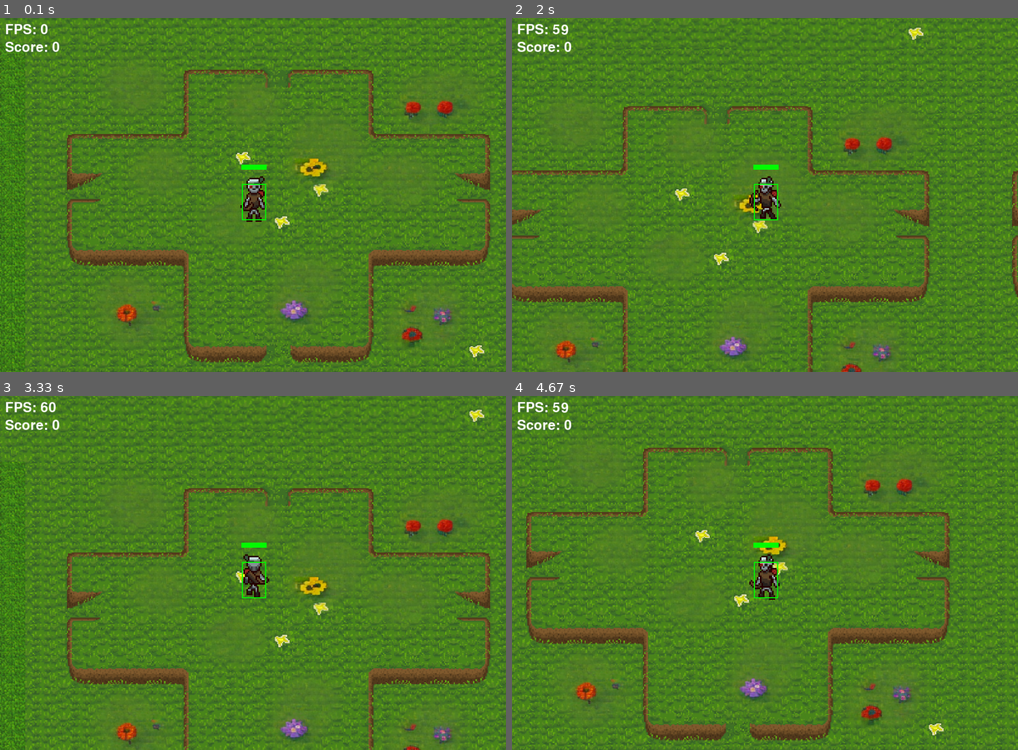
Above: before the commit, frames 1-4 (two rows, left to right).
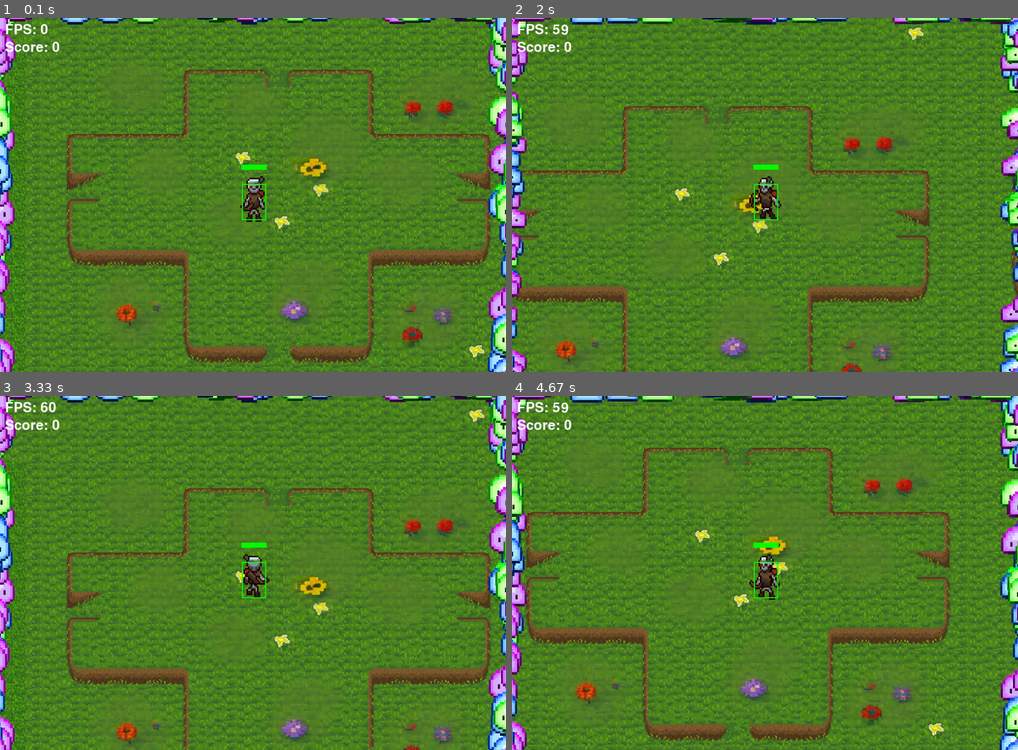
Above: after the commit, the same moments.

Repository: Axlzs/Pygame-project
Game: pygame game, started from entry.py
The game is run twice, just before and just after one commit, with the same random seed, the same clock (stepped at 60 frames per second) and the same inputs.
Inputs:
- Up to frame 1 (0.1 s): no input
- Up to frame 2 (2 s): hold D 0.33-0.8 s; hold W 0.83-1.13 s; tap Space at 0.9, 1.23, 1.53, 1.73 s; hold D 1.17-1.63 s; hold A from 1.67 s (still down)
- Up to frame 3 (3.33 s): tap Space at 2.03, 2.3, 2.63, 2.93, 3.07 s; release A at 2.2 s; hold S 2.23-2.53 s; hold A 2.57-2.97 s; hold W from 3 s (still down)
- Up to frame 4 (4.67 s): release W at 3.37 s; hold D 3.4-4.03 s; tap Space at 3.47, 3.77, 4.13, 4.53 s; hold S 4.07-4.43 s; hold A from 4.47 s (still down)

The runs differ from the first frame. In frame 1, 5.1% of the frame differs, in the area x 0-100%, y 0-100%; in frame 2, 4.8%; in frame 3, 5.1%; in frame 4, 5.3%.

Commit message:
tomorrows problem
need to subtract camera from enemies, and then enemies will stand 🤖

Diff:
--- a/entry.py
+++ b/entry.py
@@ -1,6 +1,7 @@
 import pygame
 import spritesheet
 import random
+from gyatggt import Enemy
 
 def set_static_variables():
     """
@@ -8,6 +9,7 @@
     """
     global WIDTH, HEIGHT, BACKGROUND_WIDTH, BACKGROUND_HEIGHT, PLAYER_WIDTH, PLAYER_HEIGHT, FPS, speed, speed_linear, speed_diagonal, MAX_ARROWS, ARROW_SPEED,WIN, last_shot_time
     global enemy_speed_linear, enemy_speed_diagonal
+    global ENEMY_SPAWN_RANGE, ENEMY_HEALTH, ENEMY_HIT_EVENTS, ENEMY_MELEE_HIT_EVENTS, ENEMY_SIZE, ENEMY_IMAGES, ENEMY_ANIMATION_SPEED
     WIDTH, HEIGHT = 1000, 700
     BACKGROUND_WIDTH, BACKGROUND_HEIGHT = 100, 100 # Black background size (UNUSED!!)
     PLAYER_WIDTH, PLAYER_HEIGHT = 144, 144 # Attached to some settings in regards to player location on screen
@@ -21,6 +23,17 @@
     speed_diagonal = 2.828 # Coefficient 0.707 in regards to linear speed
     enemy_speed_linear = 2
     enemy_speed_diagonal = 1.414
+    ##############################################
+    ENEMY_SPAWN_RANGE = 200
+    ENEMY_HEALTH = {1: 50, 2: 100, 3: 150}  # Health for each enemy type
+    ENEMY_HIT_EVENTS = {1: pygame.USEREVENT + 2, 2: pygame.USEREVENT + 3, 3: pygame.USEREVENT + 4}
+    ENEMY_MELEE_HIT_EVENTS = {1: pygame.USEREVENT + 5, 2: pygame.USEREVENT + 6, 3: pygame.USEREVENT + 7}
+    ENEMY_SIZE = (144, 144)
+    ENEMY_IMAGES = {
+        1: 'images/enemy1.png',
+        2: 'images/doux_upgrade.png',
+        3: 'images/enemy2.png'}
+    ENEMY_ANIMATION_SPEED = 100  # Milliseconds per frame
 
 def set_color_codes():
     """
@@ -532,8 +545,6 @@
     score_text = font.render(f"Score: {int(score)}", True, WHITE)
     screen.blit(fps_text, (10, 10))
     screen.blit(score_text, (10, 45))
-
-
 
 def handle_arrows_R(player_arrows_R, action):
     global arrow_R
@@ -684,6 +695,13 @@
     player_arrows_DOWN = []
     player_health = 100
 
+    # Create enemies
+    enemies = pygame.sprite.Group()
+    for _ in range(1000):
+        enemy_type = random.choice(list(ENEMY_IMAGES.keys()))
+        enemy = Enemy(enemy_type, player)
+        enemies.add(enemy)
+
 
     score = 0
     modifier = 1
@@ -713,6 +731,10 @@
         handle_health_pickups()
         calculate_camera_offset()
         draw_elements(player_arrows_R, player_arrows_L, player_arrows_UP, player_arrows_DOWN)
+                # Update and draw enemies
+        for enemy in enemies:
+            enemy.animate()
+            screen.blit(enemy.image, enemy.rect)
         draw_fps_counter()
 
         # Draw fading text if needed
--- a/gyatggt.py
+++ b/gyatggt.py
@@ -2,8 +2,9 @@
 import random
 
 # Define constants
-SCREEN_WIDTH = 800
-SCREEN_HEIGHT = 600
+# SCREEN_WIDTH = 800
+# SCREEN_HEIGHT = 600
+
 ENEMY_SPAWN_RANGE = 200
 ENEMY_HEALTH = {1: 50, 2: 100, 3: 150}  # Health for each enemy type
 ENEMY_HIT_EVENTS = {1: pygame.USEREVENT + 2, 2: pygame.USEREVENT + 3, 3: pygame.USEREVENT + 4}
@@ -12,14 +13,13 @@
 ENEMY_IMAGES = {
     1: 'images/enemy1.png',
     2: 'images/doux_upgrade.png',
-    3: 'images/enemy2.png'
-}
+    3: 'images/enemy2.png'}
 ENEMY_ANIMATION_SPEED = 100  # Milliseconds per frame
 
-# Initialize Pygame
-pygame.init()
-screen = pygame.display.set_mode((SCREEN_WIDTH, SCREEN_HEIGHT))
-clock = pygame.time.Clock()
+# # Initialize Pygame
+# pygame.init()
+# screen = pygame.display.set_mode((SCREEN_WIDTH, SCREEN_HEIGHT))
+# clock = pygame.time.Clock()
 
 # Define the Enemy class
 class Enemy(pygame.sprite.Sprite):
@@ -47,15 +47,17 @@
         return images
 
     def spawn_enemy_position(self, player):
-        square_top_left_x = player.rect.centerx - ENEMY_SPAWN_RANGE
-        square_top_left_y = player.rect.centery - ENEMY_SPAWN_RANGE
-        square_bottom_right_x = player.rect.centerx + ENEMY_SPAWN_RANGE
-        square_bottom_right_y = player.rect.centery + ENEMY_SPAWN_RANGE
+        square_top_left_x = player.x - 500
+        square_top_left_y = player.y - 400
+        square_bottom_right_x = player.x + 500
+        square_bottom_right_y = player.y + 400
+        while True:
+            # Generate random x and y coordinates outside the square
+            x = random.uniform(square_top_left_x - 100, square_bottom_right_x + 100)
+            y = random.uniform(square_top_left_y - 100, square_bottom_right_y + 100)
 
-        while True:
-            x = random.randint(square_top_left_x, square_bottom_right_x)
-            y = random.randint(square_top_left_y, square_bottom_right_y)
-            if abs(x - player.rect.centerx) > 100 and abs(y - player.rect.centery) > 100:
+            # Check if the generated point is outside the square
+            if x < square_top_left_x or x > square_bottom_right_x or y < square_top_left_y or y > square_bottom_right_y:
                 return x, y
 
     def animate(self):
@@ -65,37 +67,33 @@
             self.image = self.images[self.image_index]
             self.last_animation_time = current_time
 
-# Create player
-player = pygame.sprite.Sprite()
-player.image = pygame.Surface((32, 32))
-player.image.fill((0, 255, 0))
-player.rect = player.image.get_rect()
-player.rect.center = (SCREEN_WIDTH // 2, SCREEN_HEIGHT // 2)
+# # Create player
+# player = pygame.sprite.Sprite()
+# player.image = pygame.Surface((32, 32))
+# player.image.fill((0, 255, 0))
+# player.rect = player.image.get_rect()
+# player.rect.center = (SCREEN_WIDTH // 2, SCREEN_HEIGHT // 2)
 
-# Create enemies
-enemies = pygame.sprite.Group()
-for _ in range(1000):
-    enemy_type = random.choice(list(ENEMY_IMAGES.keys()))
-    enemy = Enemy(enemy_type, player)
-    enemies.add(enemy)
+# # Create enemies
+# enemies = pygame.sprite.Group()
+# for _ in range(1000):
+#     enemy_type = random.choice(list(ENEMY_IMAGES.keys()))
+#     enemy = Enemy(enemy_type, player)
+#     enemies.add(enemy)
 
-# Main game loop
-running = True
-while running:
-    screen.fill((0, 0, 0))
-    for event in pygame.event.get():
-        if event.type == pygame.QUIT:
-            running = False
+# # Main game loop
+# running = True
+# while running:
+#     for event in pygame.event.get():
+#         if event.type == pygame.QUIT:
+#             running = False
 
-    # Update and draw enemies
-    for enemy in enemies:
-        enemy.animate()
-        screen.blit(enemy.image, enemy.rect)
+#     # Update and draw enemies
+#     for enemy in enemies:
+#         enemy.animate()
+#         screen.blit(enemy.image, enemy.rect)
 
-    # Draw player
-    screen.blit(player.image, player.rect)
+#     pygame.display.flip()
+#     clock.tick(60)
 
-    pygame.display.flip()
-    clock.tick(60)
-
-pygame.quit()
+# pygame.quit()
